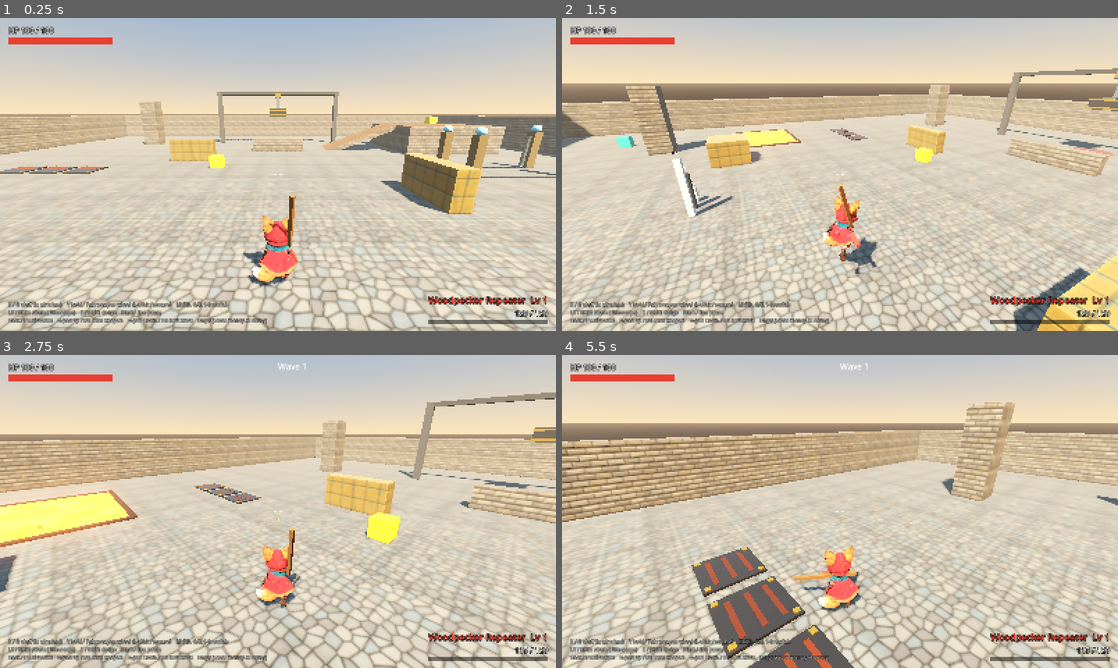
Above: before the commit, frames 1-4 (two rows, left to right).
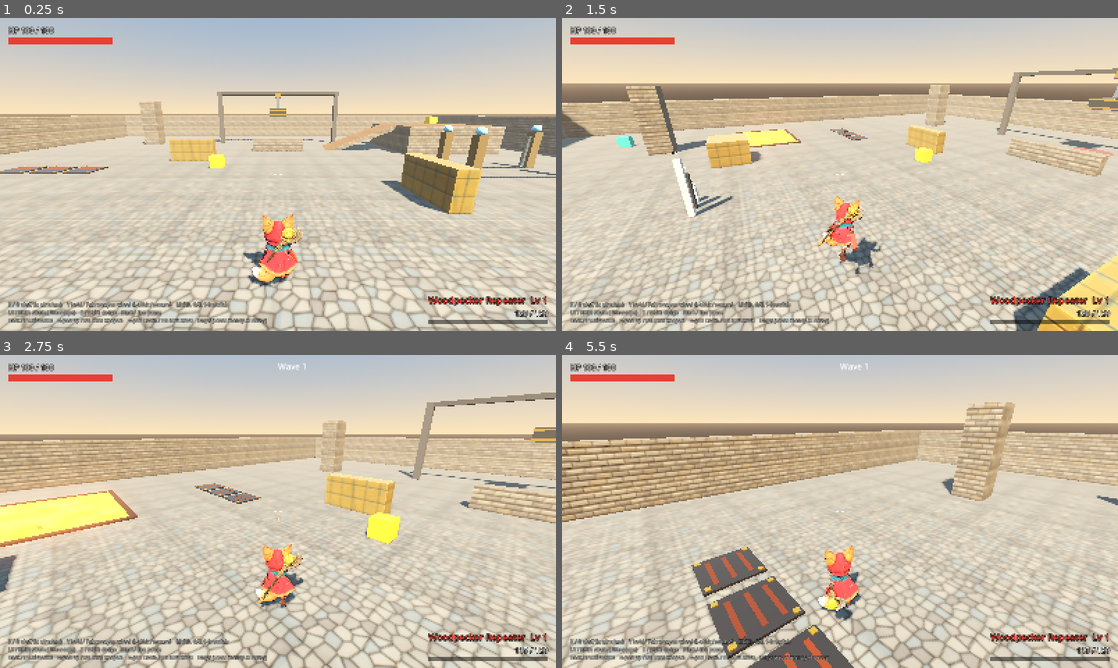
Above: after the commit, the same moments.

Repository: ArcticGizmo/project-fox
Game: Godot game, scene res://scenes/main.tscn
Same seed, same stepped clock (60 frames per second), same inputs: the game is played once before the commit and once after it.
Inputs (mouse positions are in pixels of both pictures, inside the frame that each line leads up to):
- Up to frame 1 (0.25 s): no input
- Up to frame 2 (1.5 s): tap Enter (ui_accept) at 0.5 s; move the mouse to (962, 158) at 0.52 s; hold D (move_right) 0.53-1.28 s; tap F (melee) at 0.6 s; click (962, 158) at 0.67 s; tap Space (jump) at 0.77, 1.07 s; move the mouse to (812, 174) at 1.27 s; hold W (move_forward) from 1.28 s (still down); tap Shift (dodge) at 1.35 s
- Up to frame 3 (2.75 s): keep holding W (move_forward); tap Space (jump) at 1.52, 1.82 s; tap F (melee) at 1.55, 2.3 s; move the mouse to (289, 505) at 2.02 s; press the mouse at (289, 505) at 2.03 s
- Up to frame 4 (5.5 s): keep holding W (move_forward); move the mouse to (834, 517) at 2.77 s; release the mouse at (834, 517) at 2.78 s; tap Down (look_down) at 2.85 s; click (834, 517) at 2.92 s; tap Space (jump) at 3.02, 3.32, 3.77, 4.07, 4.52, 4.82 s; tap F (melee) every 0.75 s from 3.05 to 5.3 s; move the mouse to (878, 514) at 3.52 s; tap Left (look_left) at 3.6 s; move the mouse to (795, 508) at 4.27 s; tap Right (look_right) at 4.35 s; move the mouse to (845, 511) at 5.02 s; tap Up (look_up) at 5.1 s; click (845, 511) at 5.17 s

The runs differ from the first frame. In frame 1, 0.4% of the frame differs, in the area x 48-55%, y 56-79%; in frame 2, 0.4%; in frame 3, 0.4%; in frame 4, 0.5%, in the area x 41-54%, y 68-85%.

Commit message:
Sunforged Scepter staff: slung on the back, drawn into the hand to attack
The staff model replaces the box, scaled to the gameplay staff length.
FoxModel adds a hand grip mount (staff out past the thumb) and a back
sling on Spine2; StaffMelee reparents its pivot between them by phase,
so hitboxes and the conduit rig are unchanged. The gun hides while the
staff is drawn. Overhead and slam clips bend the wrist so the staff runs
in line with the arm. Held items keep the origin at the grip (the
conventions test allows it for weapons). Texture imports switched to
VRAM compression by the editor's 3D detection.

Co-Authored-By: Claude Opus 5.5 <noreply@anthropic.com>

Diff:
--- a/scripts/player/fox_model.gd
+++ b/scripts/player/fox_model.gd
@@ -84,6 +84,10 @@
 const R_ARM := &"mixamorig_RightArm"
 const L_FOREARM := &"mixamorig_LeftForeArm"
 const R_FOREARM := &"mixamorig_RightForeArm"
+const R_HAND := &"mixamorig_RightHand"
+## Wrist bend that turns the staff from across the fist (thumb side) to in line with the arm,
+## for overhead and slam moves (degrees about the T-pose vertical).
+const STAFF_IN_LINE := -85.0
 const L_THIGH := &"mixamorig_LeftUpLeg"
 const R_THIGH := &"mixamorig_RightUpLeg"
 const L_SHIN := &"mixamorig_LeftLeg"
@@ -98,6 +102,10 @@
 var material: StandardMaterial3D
 ## Follows the right hand; its -Z runs along the forearm (the gun's barrel direction).
 var gun_mount: Node3D
+## Staff frames (grip at the origin, tip along -Z, see StaffMelee): in the right fist,
+## running out past the thumb; and slung diagonally across the back.
+var staff_hand_mount: Node3D
+var staff_back_mount: Node3D
 var aim_layer: FoxAimLayer
 var twist_layer: FoxTwistLayer
 
@@ -112,6 +120,7 @@
 var _backwards: bool = false
 var _was_on_floor: bool = true
 var _air_time: float = 0.0
+var _model_scale: float = 1.0
 var _thigh_length: float = 0.27
 var _shin_length: float = 0.23
 
@@ -122,6 +131,7 @@
 	var model := SCENE.instantiate() as Node3D
 	# The GLB faces +Z; the player faces -Z.
 	model.rotation.y = PI
+	_model_scale = height / MODEL_HEIGHT
 	model.scale = Vector3.ONE * (height / MODEL_HEIGHT)
 	add_child(model)
 	skeleton = model.find_child("Skeleton3D") as Skeleton3D
@@ -187,6 +197,35 @@
 	gun_mount.name = "GunMount"
 	gun_mount.transform = Transform3D(g.basis.inverse() * along_arm, g.basis.inverse() * Vector3(-0.07, -0.02, 0.0))
 	attach.add_child(gun_mount)
+	# The fist grips the staff across the palm; in the T-pose (palms down) the thumb, and
+	# so the staff, points forward (+Z).
+	staff_hand_mount = Node3D.new()
+	staff_hand_mount.name = "StaffHandMount"
+	staff_hand_mount.transform = Transform3D(g.basis.inverse() * Basis.looking_at(Vector3.BACK, Vector3.UP),
+			g.basis.inverse() * Vector3(-0.08, -0.03, 0.02))
+	attach.add_child(staff_hand_mount)
+	_build_back_mount()
+
+
+## The staff slung across the back on Spine2: butt low by the left hip, head up over the
+## right shoulder, held a hand's width off the cloak.
+func _build_back_mount() -> void:
+	var bone := skeleton.find_bone(SPINE2)
+	var attach := BoneAttachment3D.new()
+	attach.name = "Back"
+	attach.bone_name = SPINE2
+	skeleton.add_child(attach)
+	var g := skeleton.get_bone_global_rest(bone)
+	# Lengths in skeleton units (the model is scaled up to the player's height).
+	var unit := 1.0 / _model_scale
+	var along := Vector3(-0.55, 0.83, 0.0).normalized()  # toward the fox's right shoulder
+	var centre := Vector3(0.0, 0.82, -0.14)
+	var grip := centre - along * (StaffMelee.STAFF_LENGTH * 0.5 - StaffMelee.STAFF_GRIP_Z) * unit
+	staff_back_mount = Node3D.new()
+	staff_back_mount.name = "StaffBackMount"
+	staff_back_mount.transform = Transform3D(g.basis.inverse() * Basis.looking_at(along, Vector3.BACK),
+			g.basis.inverse() * (grip - g.origin))
+	attach.add_child(staff_back_mount)
 
 
 ## Called every frame. `speed` is horizontal ground speed, `vertical_speed` the body's
@@ -538,6 +577,7 @@
 	var elbow := lerpf(14.0, lerpf(40.0, 10.0, s), k)
 	var drop := lerpf(ARM_DROP, 88.0, k)
 	_set_arms(pose, swing, swing, elbow, elbow, drop, drop)
+	pose[R_HAND] = _yaw(STAFF_IN_LINE * k)
 	return pose
 
 
@@ -548,6 +588,7 @@
 	pose[SPINE] = _pitch(-10.0)
 	pose[HEAD] = _pitch(-6.0)
 	_set_arms(pose, 165.0 + w * 4.0, 165.0 + w * 4.0, 30.0, 30.0, 85.0, 85.0)
+	pose[R_HAND] = _yaw(STAFF_IN_LINE)
 	_set_leg(pose, L_THIGH, L_SHIN, L_FOOT, 60.0, 95.0, 20.0)
 	_set_leg(pose, R_THIGH, R_SHIN, R_FOOT, 50.0, 100.0, 20.0)
 	return pose
@@ -560,6 +601,7 @@
 	pose[SPINE] = _pitch(28.0)
 	pose[HEAD] = _pitch(10.0)
 	_set_arms(pose, 60.0 + w * 3.0, 60.0 + w * 3.0, 10.0, 10.0, 88.0, 88.0)
+	pose[R_HAND] = _yaw(STAFF_IN_LINE)
 	_set_leg(pose, L_THIGH, L_SHIN, L_FOOT, -6.0, 15.0, 25.0)
 	_set_leg(pose, R_THIGH, R_SHIN, R_FOOT, -10.0, 20.0, 25.0)
 	return pose
@@ -574,6 +616,7 @@
 	pose[HEAD] = _pitch(-12.0 * d)
 	var drop := lerpf(ARM_DROP, 88.0, d)
 	_set_arms(pose, 45.0 * d, 45.0 * d, lerpf(14.0, 10.0, d), lerpf(14.0, 10.0, d), drop, drop)
+	pose[R_HAND] = _yaw(STAFF_IN_LINE * d)
 	return pose
 
 
@@ -610,7 +653,7 @@
 ## what they change and every clip drives the same tracks.
 func _stance() -> Dictionary:
 	var pose := {HIPS_OFFSET: Vector3.ZERO}
-	for bone: StringName in [HIPS, SPINE, SPINE1, SPINE2, NECK, HEAD, L_SHOULDER, R_SHOULDER]:
+	for bone: StringName in [HIPS, SPINE, SPINE1, SPINE2, NECK, HEAD, L_SHOULDER, R_SHOULDER, R_HAND]:
 		pose[bone] = Quaternion.IDENTITY
 	_set_arms(pose, 0.0, 0.0, 14.0, 14.0)
 	_set_leg(pose, L_THIGH, L_SHIN, L_FOOT, 0.0, 0.0, 0.0)
--- a/scripts/player/player.gd
+++ b/scripts/player/player.gd
@@ -118,6 +118,8 @@
 var _respawn_timer: float = -1.0
 var fox_model: FoxModel
 var _gun_material: StandardMaterial3D
+## The hand-held gun (hidden while the staff is drawn).
+var _gun: MeshInstance3D
 
 
 func _ready() -> void:
@@ -204,17 +206,20 @@
 	visual.add_child(muzzle)
 	_gun_material = _flat_material(Color.WHITE)
 	# The gun sits in the fox's right hand and points wherever the arm does.
-	var gun := MeshInstance3D.new()
+	_gun = MeshInstance3D.new()
 	var gun_box := BoxMesh.new()
 	gun_box.size = Vector3(0.13, 0.13, 0.42)
-	gun.mesh = gun_box
-	gun.material_override = _gun_material
-	gun.position = Vector3(0, 0.03, -0.12)
-	fox_model.gun_mount.add_child(gun)
+	_gun.mesh = gun_box
+	_gun.material_override = _gun_material
+	_gun.position = Vector3(0, 0.03, -0.12)
+	fox_model.gun_mount.add_child(_gun)
 
 	melee = StaffMelee.new()
 	melee.tuning = tuning
 	visual.add_child(melee)
+	# The staff rides in the hand while attacking, slung on the back otherwise.
+	melee.hand_mount = fox_model.staff_hand_mount
+	melee.back_mount = fox_model.staff_back_mount
 
 	grapple = GrappleTail.new()
 	grapple.player = self
@@ -981,6 +986,7 @@
 
 func _update_visuals(_delta: float) -> void:
 	fox_model.flash(_flash)
+	_gun.visible = not melee.is_drawn()
 	fox_model.aim((_fire_facing > 0.0 or is_strafing()) and not melee.is_busy() and not grapple.is_active()
 			and not burrow.is_active(), rad_to_deg(asin(clampf(aim_direction.y, -1.0, 1.0))))
 	fox_model.set_travel(Vector3(velocity.x, 0.0, velocity.z))
--- a/scripts/player/staff_melee.gd
+++ b/scripts/player/staff_melee.gd
@@ -11,11 +11,14 @@
 
 enum Phase { IDLE, SWING, SLAM_HOVER, SLAM_FALL, POUNCE, SLAM_RECOVER }
 
-const STAFF_COLOR := Color(0.55, 0.36, 0.18)
+const STAFF_SCENE: PackedScene = preload("res://assets/weapons/staff/Sunforged_Scepter.glb")
+## The staff model is authored upright (head at +Y), centred on its origin, this long.
+const STAFF_MODEL_LENGTH := 0.95166
 const SLAM_ACTIVE_TIME := 0.1
-## Staff tip and grip in pivot space (the staff mesh runs along -Z).
+## Staff tip and butt in pivot space (the staff runs along -Z from the grip at the origin).
 const STAFF_TIP_Z := -1.65
 const STAFF_GRIP_Z := 0.15
+const STAFF_LENGTH := STAFF_GRIP_Z - STAFF_TIP_Z
 
 var tuning: PlayerTuning
 var phase: Phase = Phase.IDLE
@@ -34,6 +37,11 @@
 var _pivot: Node3D
 ## The staff mesh material (the Conduit Gauntlet tints it while charged).
 var staff_material: StandardMaterial3D
+## Where the staff rides when it has a body to ride on: drawn into `hand_mount` while
+## attacking, slung on `back_mount` otherwise (FoxModel staff mounts; both frames have the
+## grip at the origin and the tip along -Z). Without mounts the pivot is posed in place.
+var hand_mount: Node3D
+var back_mount: Node3D
 
 
 func _ready() -> void:
@@ -65,20 +73,32 @@
 	_pivot.name = "StaffPivot"
 	_pivot.position = Vector3(0.3, 1.1, 0.0)
 	add_child(_pivot)
-	var staff := MeshInstance3D.new()
-	var mesh := BoxMesh.new()
-	mesh.size = Vector3(0.09, 0.09, 1.8)
-	staff.mesh = mesh
-	var mat := StandardMaterial3D.new()
-	mat.albedo_color = STAFF_COLOR
-	mat.emission_enabled = true
-	mat.emission = Color.BLACK
-	staff_material = mat
-	staff.material_override = mat
-	staff.position = Vector3(0, 0, -0.75)
-	_pivot.add_child(staff)
+	_pivot.add_child(_build_staff())
 	_set_swing_shape(0)
 	_pose(idle_pose())
+
+
+## The Sunforged Scepter laid along the pivot's -Z (head at the tip), scaled to the
+## gameplay staff length, with its own material copy so the gauntlet can tint it.
+func _build_staff() -> Node3D:
+	var staff := staff_visual()
+	var mesh := staff.find_children("*", "MeshInstance3D", true, false)[0] as MeshInstance3D
+	staff_material = (mesh.mesh.surface_get_material(0) as StandardMaterial3D).duplicate() as StandardMaterial3D
+	staff_material.emission_enabled = true
+	staff_material.emission = Color.BLACK
+	mesh.set_surface_override_material(0, staff_material)
+	return staff
+
+
+## The staff model in pivot space (grip at the origin, tip along -Z), for anything that
+## shows the staff without a StaffMelee (contact sheets, showcase).
+static func staff_visual() -> Node3D:
+	var staff := STAFF_SCENE.instantiate() as Node3D
+	staff.name = "Staff"
+	var s := STAFF_LENGTH / STAFF_MODEL_LENGTH
+	# Upright (+Y) to lying along -Z, then centred between butt and tip.
+	staff.transform = Transform3D(Basis(Vector3.RIGHT, -PI * 0.5).scaled(Vector3.ONE * s), Vector3(0, 0, (STAFF_TIP_Z + STAFF_GRIP_Z) * 0.5))
+	return staff
 
 
 ## Pivot the staff mesh hangs from (staff runs along local -Z, tip at STAFF_TIP_Z).
@@ -222,6 +242,9 @@
 
 
 func _update_pose() -> void:
+	if hand_mount != null and back_mount != null:
+		_ride(hand_mount if phase != Phase.IDLE else back_mount)
+		return
 	match phase:
 		Phase.SWING:
 			var t := ease(clampf(phase_time / tuning.melee_active_end, 0.0, 1.0), 0.4)
@@ -241,3 +264,17 @@
 
 func _pose(euler_deg: Vector3) -> void:
 	_pivot.basis = Basis.from_euler(Vector3(deg_to_rad(euler_deg.x), deg_to_rad(euler_deg.y), deg_to_rad(euler_deg.z)))
+
+
+## Moves the staff onto a mount (its frame already places and aims it), undoing any scale
+## the mount inherits so the staff keeps its gameplay length.
+func _ride(mount: Node3D) -> void:
+	if _pivot.get_parent() != mount:
+		_pivot.reparent(mount, false)
+	var inherited := mount.global_basis.get_scale()
+	_pivot.transform = Transform3D(Basis.from_scale(Vector3.ONE / inherited), Vector3.ZERO)
+
+
+## True while the staff is in the fox's hand (attacking) rather than slung on its back.
+func is_drawn() -> bool:
+	return hand_mount != null and _pivot.get_parent() == hand_mount
--- a/tests/unit/test_props.gd
+++ b/tests/unit/test_props.gd
@@ -77,7 +77,11 @@
 				var bounds := _bounds(root)
 				root.free()
 				var reach := maxf(bounds.size.x, bounds.size.z)
-				assert_near(bounds.position.y, 0.0, maxf(0.05, bounds.size.y * 0.03), "%s: origin at its base" % label)
+				if category == "weapons":
+					# Held items: origin at the grip, so it must lie within the model.
+					assert_true(bounds.grow(0.02).has_point(Vector3.ZERO), "%s: origin (the grip) inside the model" % label)
+				else:
+					assert_near(bounds.position.y, 0.0, maxf(0.05, bounds.size.y * 0.03), "%s: origin at its base" % label)
 				assert_true(absf(bounds.get_center().x) <= reach * 0.25 + 0.05 and absf(bounds.get_center().z) <= reach * 0.25 + 0.05,
 						"%s: centred on its origin (centre %s)" % [label, bounds.get_center()])
 				assert_true(bounds.size.y > 0.03 and bounds.size.y < 30.0, "%s: plausible size in metres (%.2f m)" % [label, bounds.size.y])
--- a/tools/screenshot.gd
+++ b/tools/screenshot.gd
@@ -377,6 +377,8 @@
 				[&"SwingLeft", 0.0], [&"SwingLeft", 0.3], [&"SwingOverhead", 0.0], [&"SwingOverhead", 0.3]]],
 		["fox_slam_aim.png", Vector3(8, 2.0, -3), Vector3.FORWARD, [[&"SlamRise", 0.0], [&"SlamFall", 0.0],
 				[&"SlamLand", 0.1], [&"Idle", 0.0, true], [&"Running", 0.3, true]]],
+		["fox_staff.png", Vector3(7.5, 1.6, -2.4), Vector3.FORWARD, [[&"Idle", 0.0], [&"SwingRight", 0.3],
+				[&"SwingOverhead", 0.0], [&"SwingOverhead", 0.3], [&"SlamRise", 0.0], [&"SlamFall", 0.0]]],
 		["fox_gadgets.png", Vector3(8, 2.0, -3), Vector3.FORWARD, [[&"Glide", 0.0], [&"Glide", 0.5], [&"Reel", 0.0],
 				[&"Walk", 0.0, true, 60.0], [&"Running", 0.0, true, -60.0]]],
 	]
@@ -393,6 +395,13 @@
 			gun.mesh = gun_box
 			gun.position = Vector3(0, 0.03, -0.12)
 			fox.gun_mount.add_child(gun)
+			# The staff in the fist for staff moves, slung on the back otherwise.
+			var clip := String(poses[i][0])
+			var mount := fox.staff_hand_mount if clip.begins_with("Swing") or clip.begins_with("Slam") else fox.staff_back_mount
+			var holder := Node3D.new()
+			holder.scale = Vector3.ONE / (Player.HEIGHT / FoxModel.MODEL_HEIGHT)
+			holder.add_child(StaffMelee.staff_visual())
+			mount.add_child(holder)
 			fox.position = row_dir * (float(i) - (poses.size() - 1) * 0.5) * 1.5
 			fox.anim.play(poses[i][0] as StringName)
 			fox.anim.seek(fox.anim.current_animation_length * float(poses[i][1]), true)
Not shown, changed: assets/characters/ember/Ember_the_Foxling_Image_0.png.import
Not shown, changed: assets/textures/brass_plate/albedo.png.import
Not shown, changed: assets/textures/brass_plate/normal.png.import
Not shown, changed: assets/textures/cobble/albedo.png.import
Not shown, changed: assets/textures/cobble/normal.png.import
Not shown, changed: assets/textures/planks/albedo.png.import
Not shown, changed: assets/textures/planks/normal.png.import
Not shown, changed: assets/textures/stone_wall/albedo.png.import
Not shown, changed: assets/textures/stone_wall/normal.png.import
Binary file added: assets/weapons/staff/Sunforged_Scepter.glb
Not shown, added: assets/weapons/staff/Sunforged_Scepter.glb.import
Binary file added: assets/weapons/staff/Sunforged_Scepter_0.png
(and 3 more such lines)
